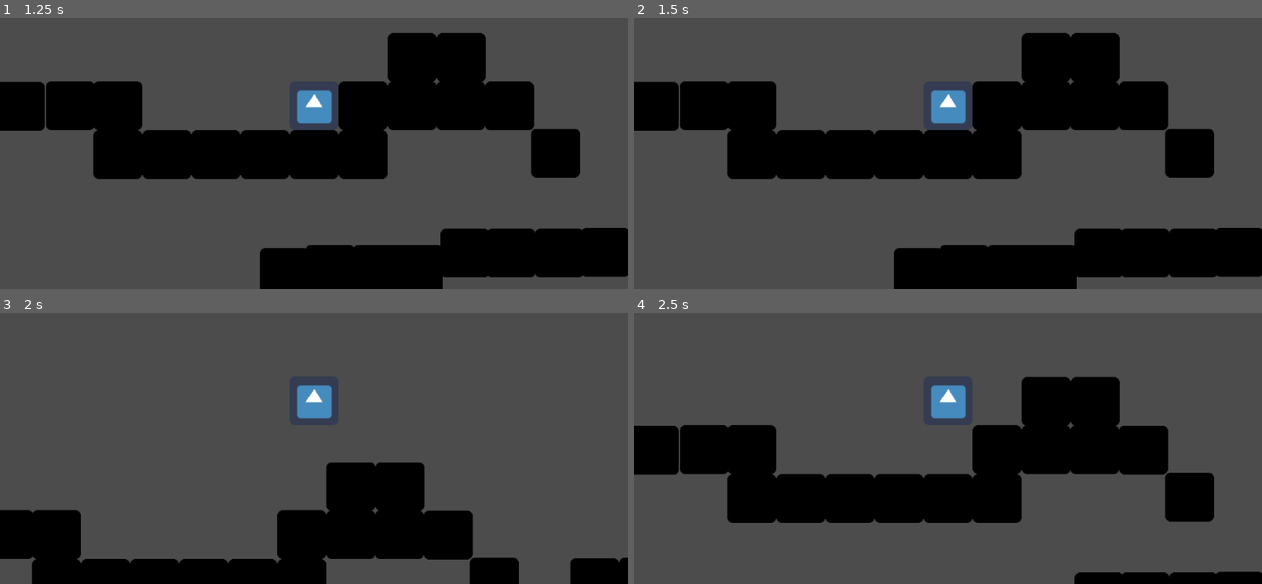
Above: before the commit, frames 1-4 (two rows, left to right).
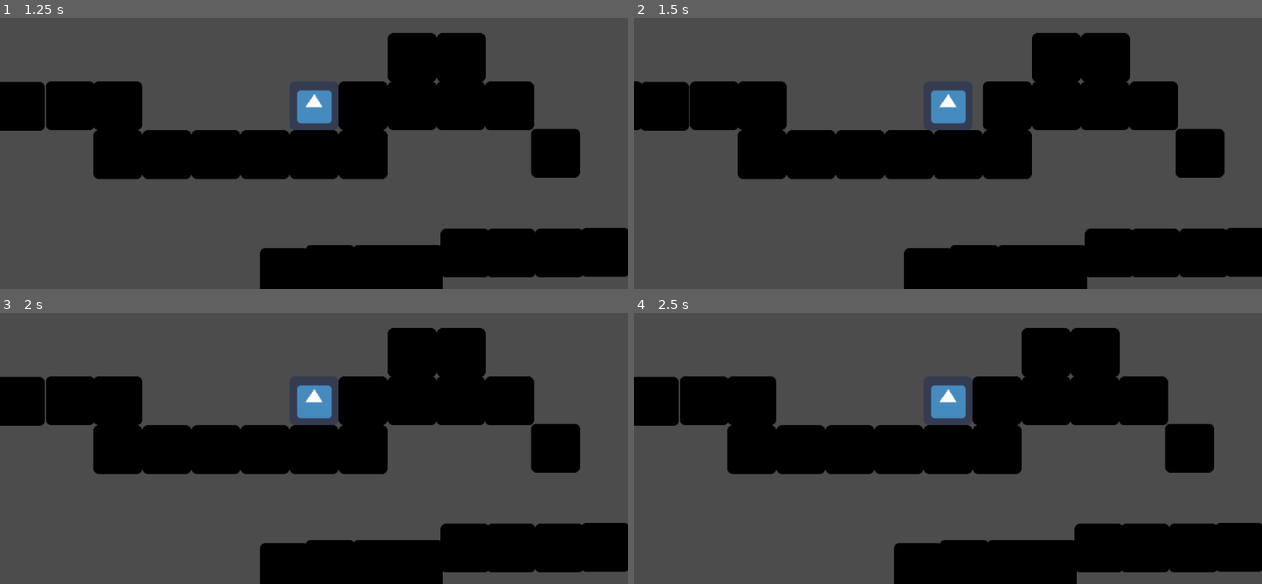
Above: after the commit, the same moments.

Repository: miomorfo/MiceProject
Game: Godot game, scene res://Mundo.tscn
The game is run twice, just before and just after one commit, with the same random seed, the same clock (stepped at 60 frames per second) and the same inputs. The engine's default icon, where the game draws it, is replaced by a stand-in: a white triangle on a blue panel in a dark square.
Inputs (mouse positions are in pixels of both pictures, inside the frame that each line leads up to):
- Up to frame 1 (1.25 s): move the mouse to (452, 88) at 0.52 s; hold Right (ui_right) from 0.53 s (still down); hold Right mouse button (derecha, bound only after the commit) from 0.53 s (still down); tap Up (ui_up) at 0.77 s; click (452, 88) at 0.8 s
- Up to frame 2 (1.5 s): keep holding Right (ui_right); move the mouse to (822, 123) at 1.27 s; release Right mouse button (derecha, bound only after the commit) at 1.28 s; click (822, 123) at 1.35 s
- Up to frame 3 (2 s): keep holding Right (ui_right); tap Up (ui_up) at 1.52 s; right-click (188, 418) at 1.55 s
- Up to frame 4 (2.5 s): move the mouse to (1010, 321) at 2.02 s; release Right (ui_right) at 2.03 s; hold Left (ui_left) from 2.03 s (still down); hold Right mouse button (derecha, bound only after the commit) from 2.03 s (still down); click (1010, 321) at 2.3 s

Frame 1 is identical in both runs. In frame 2, 3.7% of the frame differs, in the area x 0-100%, y 5-100%; in frame 3, 39%; in frame 4, 44%.

Commit message:
cambios en interfaz de entrada

Diff:
--- a/MiceWalkers/KinematicBody2D.gd
+++ b/MiceWalkers/KinematicBody2D.gd
@@ -13,9 +13,11 @@
 	movimiento.y += GRAVEDAD
 
 	#movimiento del personaje en el eje X
-	if Input.is_action_pressed("ui_right"):
+#	if Input.is_action_pressed("ui_right"):
+	if Input.is_action_pressed("derecha"):
 		movimiento.x = VELOCIDAD
-	elif Input.is_action_pressed("ui_left"):
+#	elif Input.is_action_pressed("ui_left"):
+	elif Input.is_action_pressed("izquierda"):
 		movimiento.x = -VELOCIDAD
 	else:
 		#si no se presiona nada detener el personaje
--- a/MiceWalkers/project.godot
+++ b/MiceWalkers/project.godot
@@ -19,6 +19,23 @@
 run/main_scene="res://Mundo.tscn"
 config/icon="res://icon.png"
 
+[input]
+
+derecha={
+"deadzone": 0.5,
+"events": [ Object(InputEventMouseButton,"resource_local_to_scene":false,"resource_name":"","device":0,"alt":false,"shift":false,"control":false,"meta":false,"command":false,"button_mask":0,"position":Vector2( 0, 0 ),"global_position":Vector2( 0, 0 ),"factor":1.0,"button_index":2,"pressed":false,"doubleclick":false,"script":null)
+ ]
+}
+izquierda={
+"deadzone": 0.5,
+"events": [ Object(InputEventMouseButton,"resource_local_to_scene":false,"resource_name":"","device":0,"alt":false,"shift":false,"control":false,"meta":false,"command":false,"button_mask":0,"position":Vector2( 0, 0 ),"global_position":Vector2( 0, 0 ),"factor":1.0,"button_index":1,"pressed":false,"doubleclick":false,"script":null)
+ ]
+}
+
+[input_devices]
+
+pointing/emulate_touch_from_mouse=true
+
 [rendering]
 
 environment/default_environment="res://default_env.tres"
Not shown, added: MiceWalkers/export_presets.cfg
